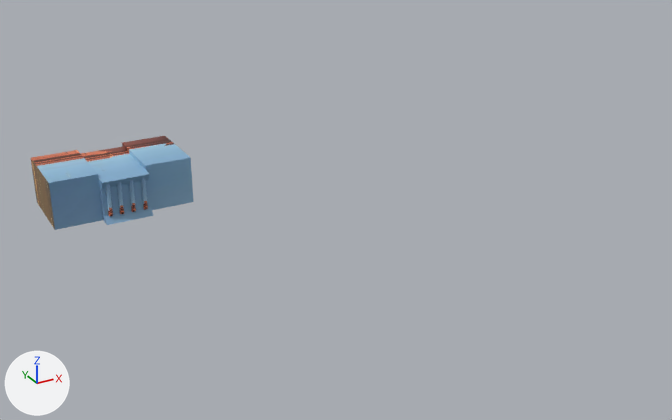
Renders of the glTF model assets/models/BellasArtes.gltf from each side of a commit.
Rendered twice from a camera (50 mm lens) standing at (-2.1, -3.72, 3.71) and looking at (1.75, 3.28, 0.21). The axes (+X, +Y, +Z) are drawn at lower left. The lights are the same throughout.

The first picture shows 'BellasArtes.001'.
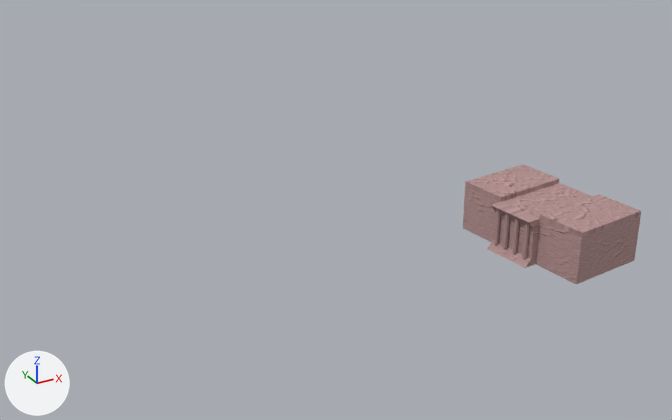
Where the change shows, as pixel boxes (x1, y1, x2, y2) in the pictures (672 x 420 px):
'BellasArtes.001', surface changed, moved, turned
    before: (31, 136, 193, 230)
    after: (463, 165, 641, 284)

Diff of the bpy script that builds the scene:
```diff
--- a/assets/models/BellasArtes.gltf.py
+++ b/assets/models/BellasArtes.gltf.py
@@ img_imagen_7 @@
+img_imagen_7 = load_image('imagen 7', '_unpacked/imagen_7', 512, 512, 'sRGB')
@@ mat_material_009 @@
 mat_material_009 = principled_material('Material.009')
-mat_material_009.texture = img_museobellasartes
+mat_material_009.texture = img_imagen_7
+mat_material_009.roughness = 1.0
@@ ob_bellasartes_001 @@
 ob_bellasartes_001 = bpy.data.objects.new('BellasArtes.001', me_cubo_004)
-ob_bellasartes_001.location = (0.13, 4.983, 0.207)
+ob_bellasartes_001.location = (3.309, 2.124, 0.207)
+ob_bellasartes_001.rotation_euler = (0.0, 0.0, -1.448)  # degrees (0, 0, -83)
 ob_bellasartes_001.scale = (0.697, 0.382, 0.218)
```
